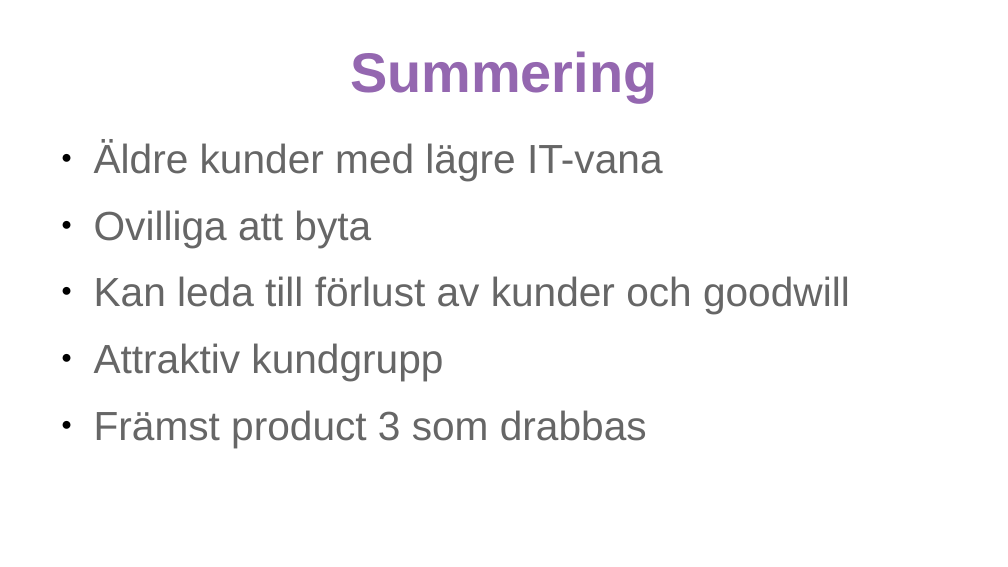
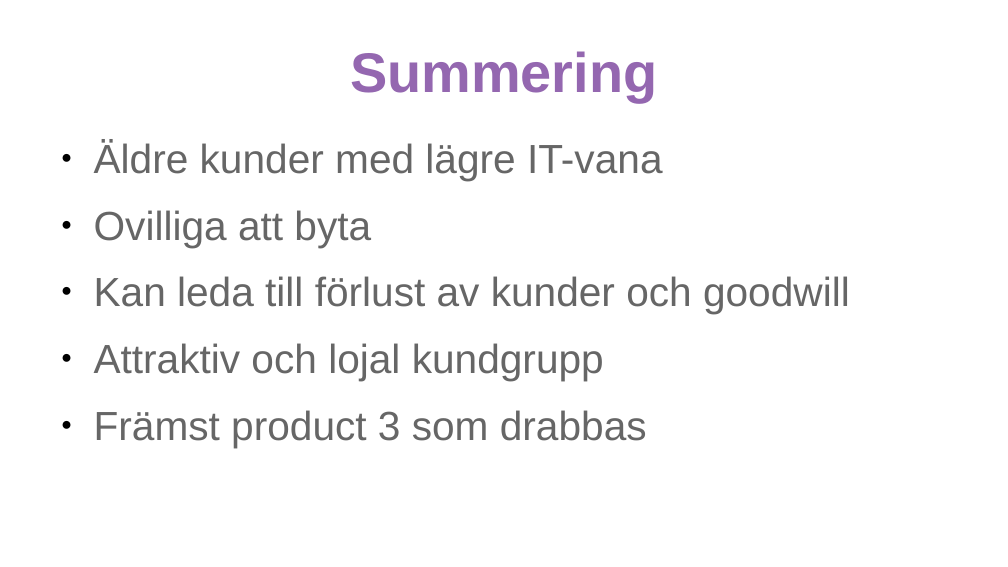
Before and after one commit to samfromsatc/payment_method_case_if, a slide deck: slide 8 of presentation_payment_method.odp. Drawn at 1008x567 pixels with LibreOffice and Linux fonts; fonts in the diff are those of the drawing. Boxes give left, top, right and bottom in pixels: in the first picture for what was removed or moved away, otherwise in the second. Text is boxed around its words. In the diff, an @@ line names an element or a change of style, - is before the commit and + after.

```diff
--- a/presentation_payment_method.odp
+++ b/presentation_payment_method.odp
@@ text at bbox=[94, 343, 604, 381]: text changed @@
-● Attraktiv kundgrupp
+● Attraktiv och lojal kundgrupp
```
Also in this commit, not shown: 2 other slides changed, 1 slide added, 1 slide removed, 7 other files.
